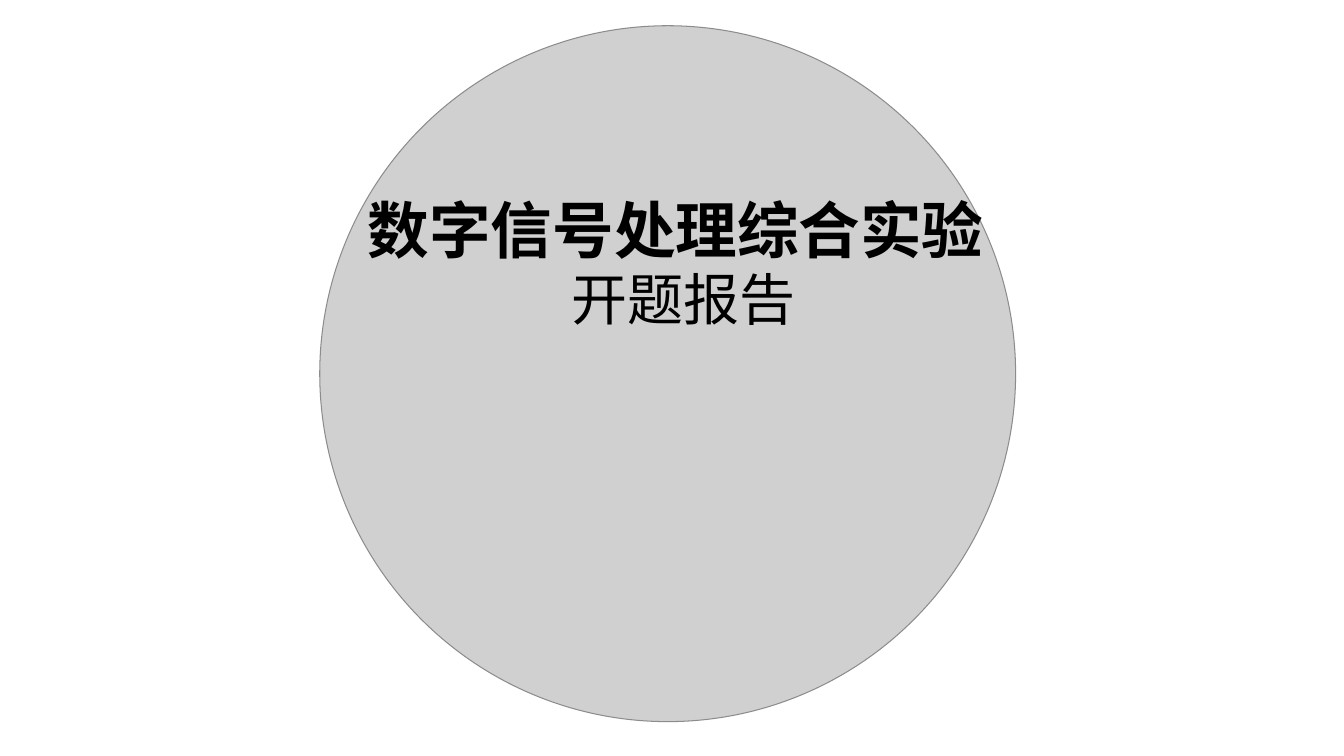
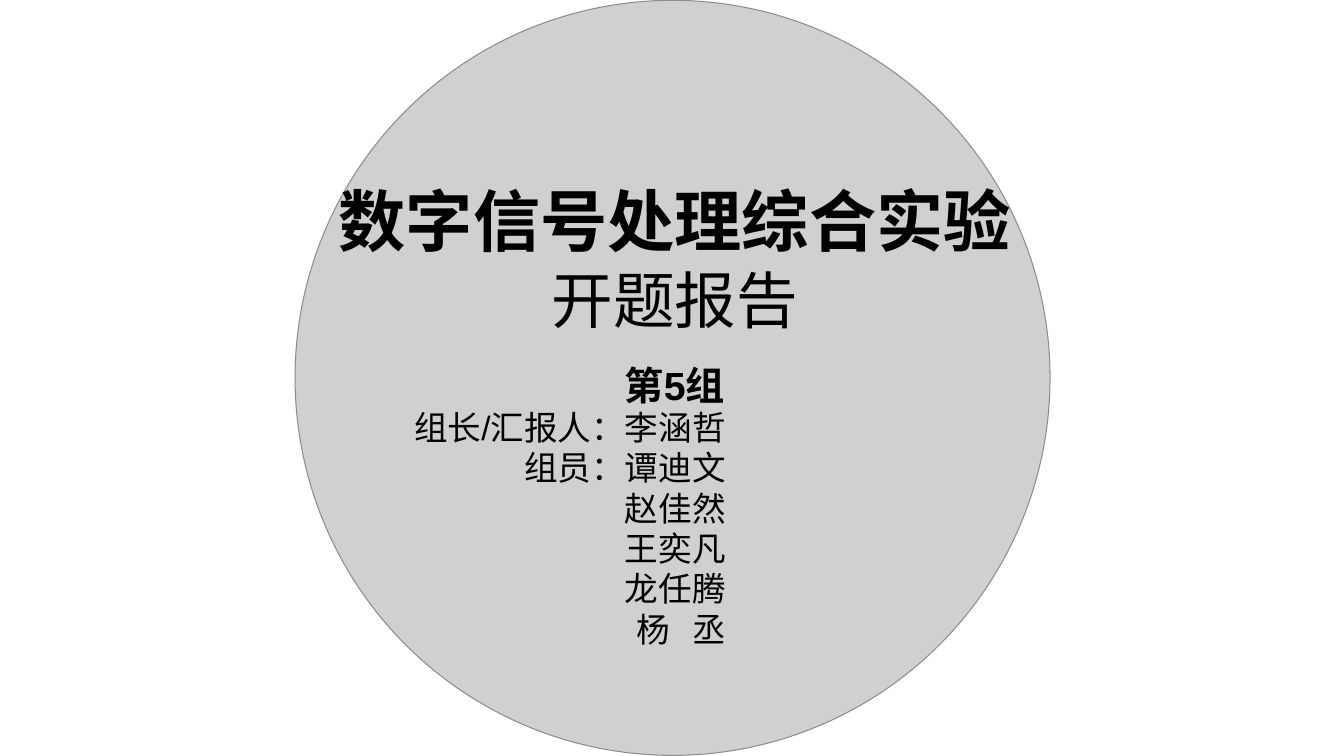
Before and after one commit to hance0601/dsp_proj, a slide deck: slide 2 of 开题报告.pptx. Drawn at 1344x756 pixels with LibreOffice and Linux fonts; fonts in the diff are those of the drawing; grey boxes stand for pictures. Boxes give left, top, right and bottom in pixels: in the first picture for what was removed or moved away, otherwise in the second. Text is boxed around its words. In the diff, an @@ line names an element or a change of style, - is before the commit and + after.

```diff
--- a/开题报告.pptx
+++ b/开题报告.pptx
@@ picture: place and size @@
-picture at bbox=[320, 26, 1015, 722]
+picture at bbox=[295, 0, 1051, 755]
@@ text "数字信号处理综合实验": place and size @@
-text "数字信号处理综合实验" at bbox=[368, 190, 984, 259]
+text "数字信号处理综合实验" at bbox=[339, 177, 1011, 252]
@@ text "数字信号处理综合实验" at bbox=[339, 177, 1011, 252]: size 44 to 48 pt; alignment left to centre @@
@@ text "开题报告": place and size @@
-text "开题报告" at bbox=[571, 273, 795, 325]
+text "开题报告" at bbox=[551, 271, 797, 329]
@@ text "开题报告" at bbox=[551, 271, 797, 329]: size 40 to 44 pt @@
@@ text added at bbox=[625, 366, 725, 404], 28 pt, text #000000, bold @@
+第5组
@@ text added at bbox=[414, 411, 726, 645], 24 pt, text #000000 @@
+组长/汇报人：李涵哲
+组员：谭迪文
+赵佳然
+王奕凡
+龙任腾
+杨 丞
```
Also in this commit, not shown: 6 slides added, 1 slide removed, 3 other files.
